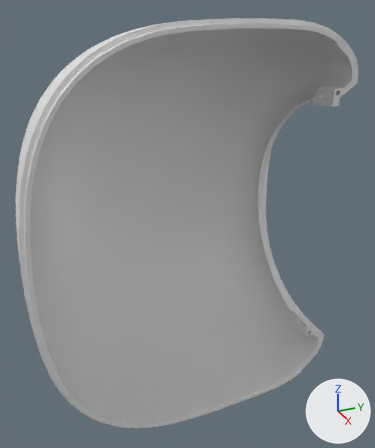
What one commit did to the OBJ model dyna_taku/assets/meshes/head_roll_link_surface_2.obj.
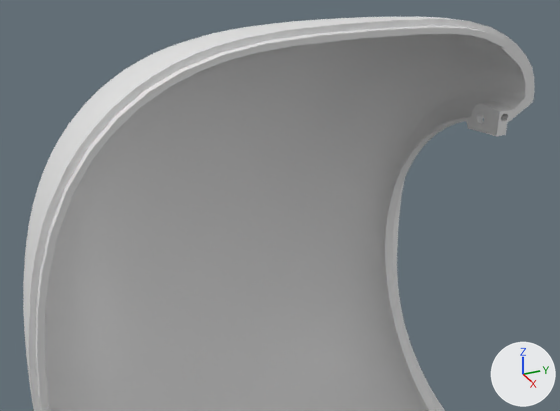
Each version appears first whole from a 50 mm camera at (0.1593, -0.117, 0.0929) aimed at (-0.0339, -0.0301, -0.0037), and next in a close-up from a 50 mm camera at (0.149, -0.1123, 0.118) aimed at (-0.0442, -0.0253, 0.0213). The lights are fixed; the arrows at lower right show +X, +Y and +Z. The older version's two pictures come first. Where no turn or scale is listed for an object, it has been applied to the vertices. Vertices at exactly the same position are counted once.

In view in the first close-up: 'head_roll_link_surface_2'.
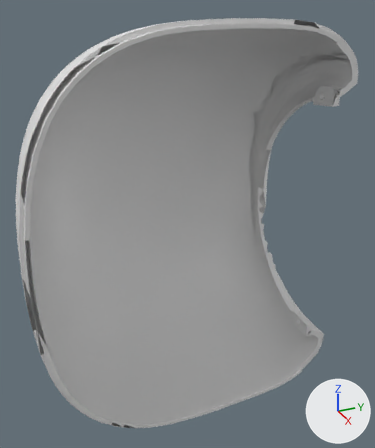
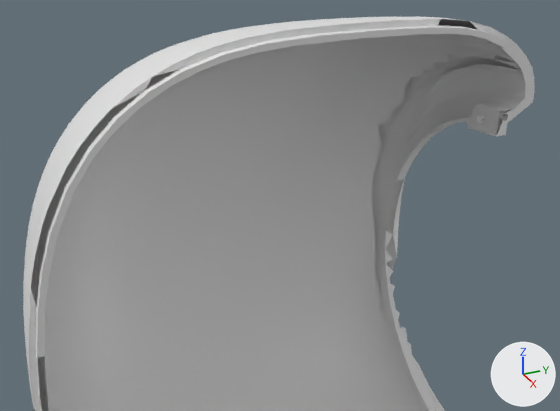
Changed parts and their boxes (x1, y1, x2, y2) in the close-ups (560 x 411 px):
```json
{"part": 1, "of": "me_head_roll_link_surface_2", "change": "deleted", "before": [372, 19, 520, 364]}
{"part": 2, "of": "me_head_roll_link_surface_2", "change": "deleted", "before": [31, 70, 178, 411]}
```

Scene script edits in JSON lines:
```json
{"block": "me_head_roll_link_surface_2", "where": "# used by ob_head_roll_link_surface_2; location = (0.0, 0.0, 0.0)"}
{"op": "remove", "block": "me_head_roll_link_surface_2", "code": "me_head_roll_link_surface_2.from_pydata(...)  # 3075 vertices, 6154 faces; spans x -0.08..0.0, y -0.105..0.027, z -0.084..0.083"}
{"op": "add", "block": "me_head_roll_link_surface_2", "code": "me_head_roll_link_surface_2.from_pydata(...)  # 3034 vertices, 5949 faces; spans x -0.08..0.0, y -0.105..0.027, z -0.084..0.083"}
{"block": "me_head_roll_link_surface_2", "change": "me_head_roll_link_surface_2 part 1"}
{"block": "me_head_roll_link_surface_2", "change": "41 vertices are removed from x -0.06..-0.029, y 0.017..0.024, z -0.032..0.061"}
{"block": "me_head_roll_link_surface_2", "change": "178 faces are deleted"}
{"block": "me_head_roll_link_surface_2", "change": "me_head_roll_link_surface_2 part 2"}
{"block": "me_head_roll_link_surface_2", "change": "25 faces are deleted"}
{"block": "me_head_roll_link_surface_2", "change": "other edits to the shape of me_head_roll_link_surface_2 do not show in these pictures"}
```
